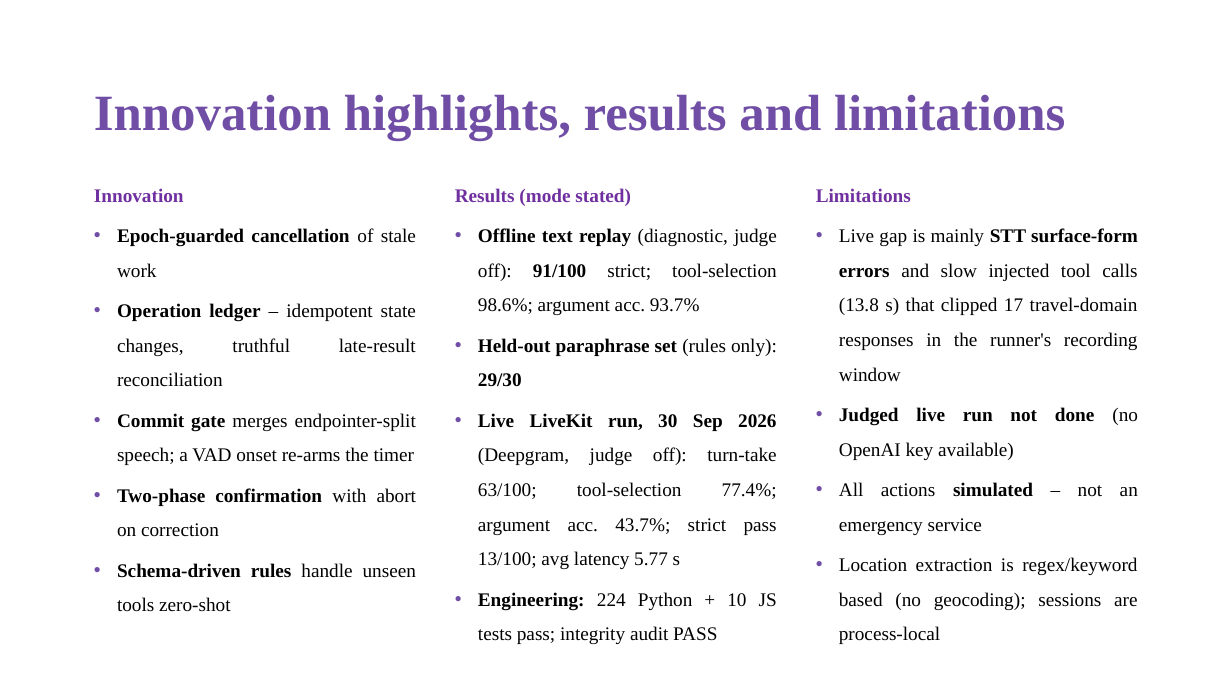
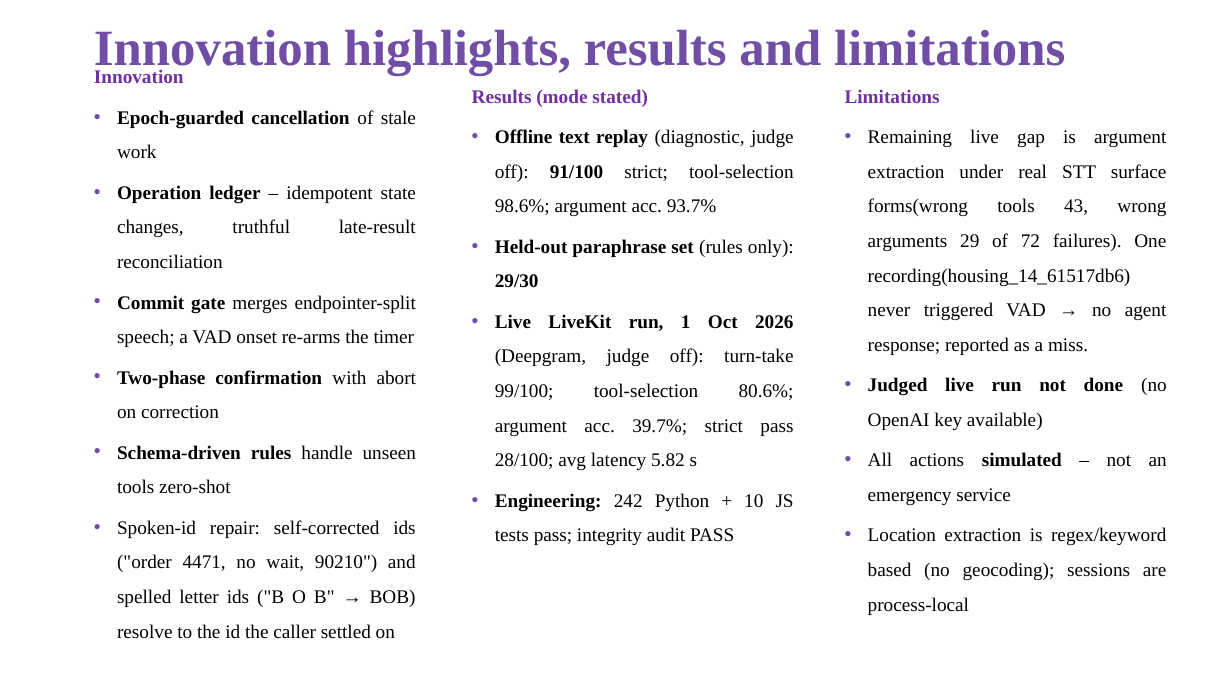
Before and after one commit to RomitDeokar/TriageLine, a slide deck: slide 8 of docs/deck/SRM_Wizards_5_Submission.pptx. Drawn at 1232x693 pixels with LibreOffice and Linux fonts; fonts in the diff are those of the drawing. Boxes give left, top, right and bottom in pixels: in the first picture for what was removed or moved away, otherwise in the second. Text is boxed around its words. In the diff, an @@ line names an element or a change of style, - is before the commit and + after.

```diff
--- a/docs/deck/SRM_Wizards_5_Submission.pptx
+++ b/docs/deck/SRM_Wizards_5_Submission.pptx
@@ title "Innovation highlights, results and limitations" moved from (x1=94, y1=94, x2=1065, y2=140) to (x1=94, y1=29, x2=1065, y2=75) @@
@@ text "Innovation" moved from (x1=94, y1=188, x2=416, y2=612) to (x1=94, y1=69, x2=416, y2=639) @@
@@ text "Results (mode stated)" moved from (x1=455, y1=188, x2=777, y2=644) to (x1=472, y1=89, x2=794, y2=545) @@
@@ text "Limitations" moved from (x1=816, y1=188, x2=1138, y2=644) to (x1=845, y1=89, x2=1167, y2=580) @@
@@ text at (x1=868, y1=129, x2=1167, y2=355): text changed @@
-• Live gap is mainly STT surface-form errors and slow injected tool calls (13.8 s) that clipped 17 travel-domain responses in the runner's recording window
+• Remaining live gap is argument extraction under real STT surface forms(wrong tools 43, wrong arguments 29 of 72 failures). One recording(housing_14_61517db6) never triggered VAD → no agent response; reported as a miss.
@@ text at (x1=495, y1=314, x2=794, y2=545): text changed @@
-• Live LiveKit run, 30 Sep 2026 (Deepgram, judge off): turn-take 63/100; tool-selection 77.4%; argument acc. 43.7%; strict pass 13/100; avg latency 5.77 s
-• Engineering: 224 Python + 10 JS tests pass; integrity audit PASS
+• Live LiveKit run, 1 Oct 2026 (Deepgram, judge off): turn-take 99/100; tool-selection 80.6%; argument acc. 39.7%; strict pass 28/100; avg latency 5.82 s
+• Engineering: 242 Python + 10 JS tests pass; integrity audit PASS
@@ text at (x1=117, y1=520, x2=416, y2=639): paragraph added @@
+• Spoken-id repair: self-corrected ids ("order 4471, no wait, 90210") and spelled letter ids ("B O B" → BOB) resolve to the id the caller settled on
```
Also in this commit, not shown: 1 other slide changed.
